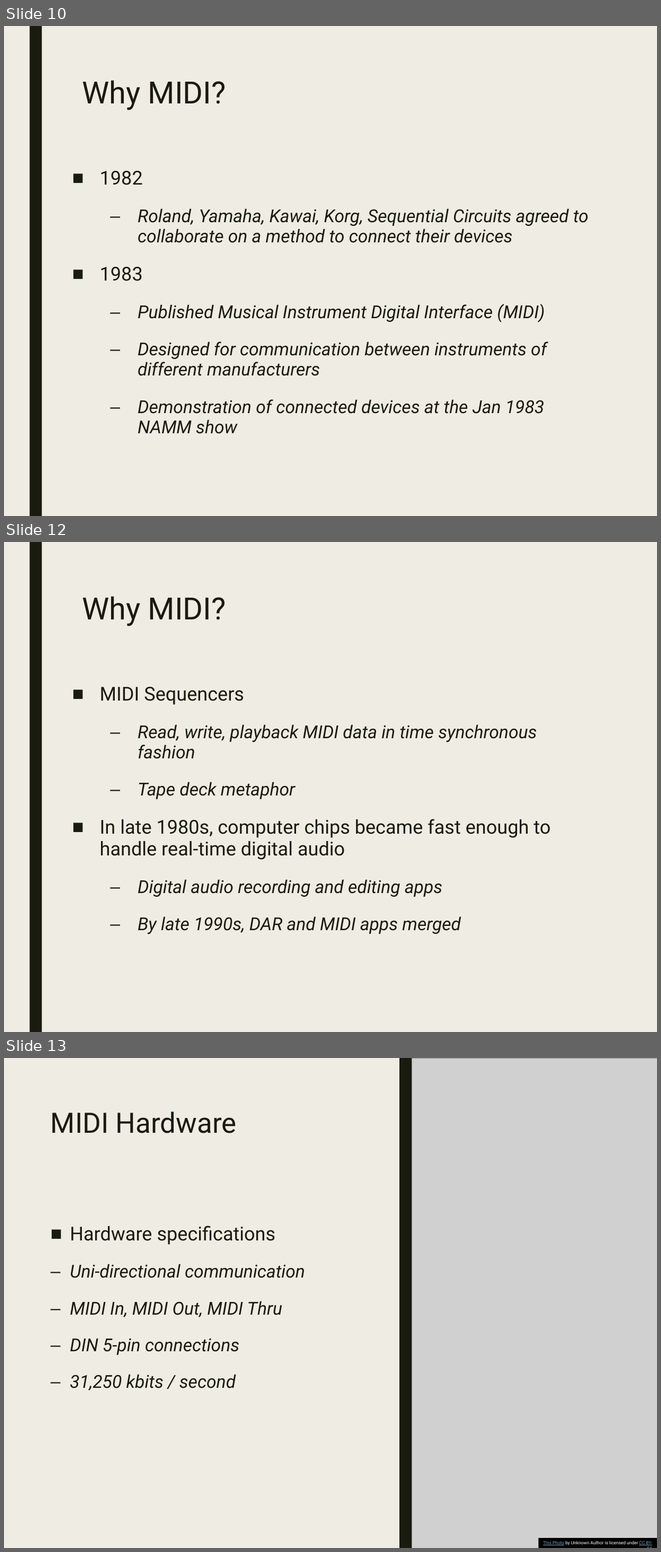
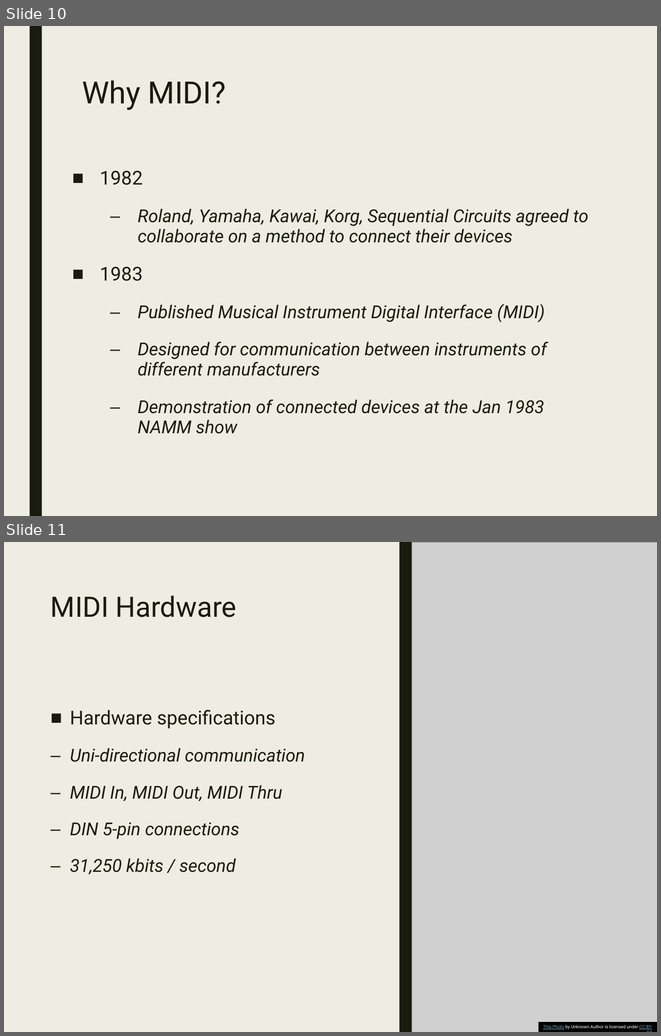
Before and after one commit to lsu-emdm/Max-at-LSU, a slide deck: fall_2022/presentations/Representing Musical Information.pptx. Shown one above the other, each under a label of ours: slides 10, 12 and 13 before the commit, slides 10 and 11 after it; the slides between them are not shown. The pictures are 661x1552 and 661x1036 pixels, drawn with LibreOffice and Linux fonts; fonts in the diff are those of the drawing; grey boxes stand for pictures. Boxes give left, top, right and bottom in pixels: in the first picture for what was removed or moved away, otherwise in the second. Text is boxed around its words. In the diff, an @@ line names an element or a change of style, - is before the commit and + after.

```diff
--- a/fall_2022/presentations/Representing Musical Information.pptx
+++ b/fall_2022/presentations/Representing Musical Information.pptx
@@ slide 12 removed at [4,542,657,1032], background #EFEDE3; not listed: 1 template element that a slide beside it also shows @@
@@ title removed at [82,596,226,626] @@
-Why MIDI?
@@ text removed at [100,687,550,934] @@
-■ MIDI Sequencers
-  – Read, write, playback MIDI data in time synchronous fashion
-  – Tape deck metaphor
-■ In late 1980s, computer chips became fast enough to handle real-time digital audio
-  – Digital audio recording and editing apps
-  – By late 1990s, DAR and MIDI apps merged
@@ what was slide 13 is now slide 11 @@
```
Also in this commit, not shown: 1 slide changed, 7 other slides removed, 18 other files.
